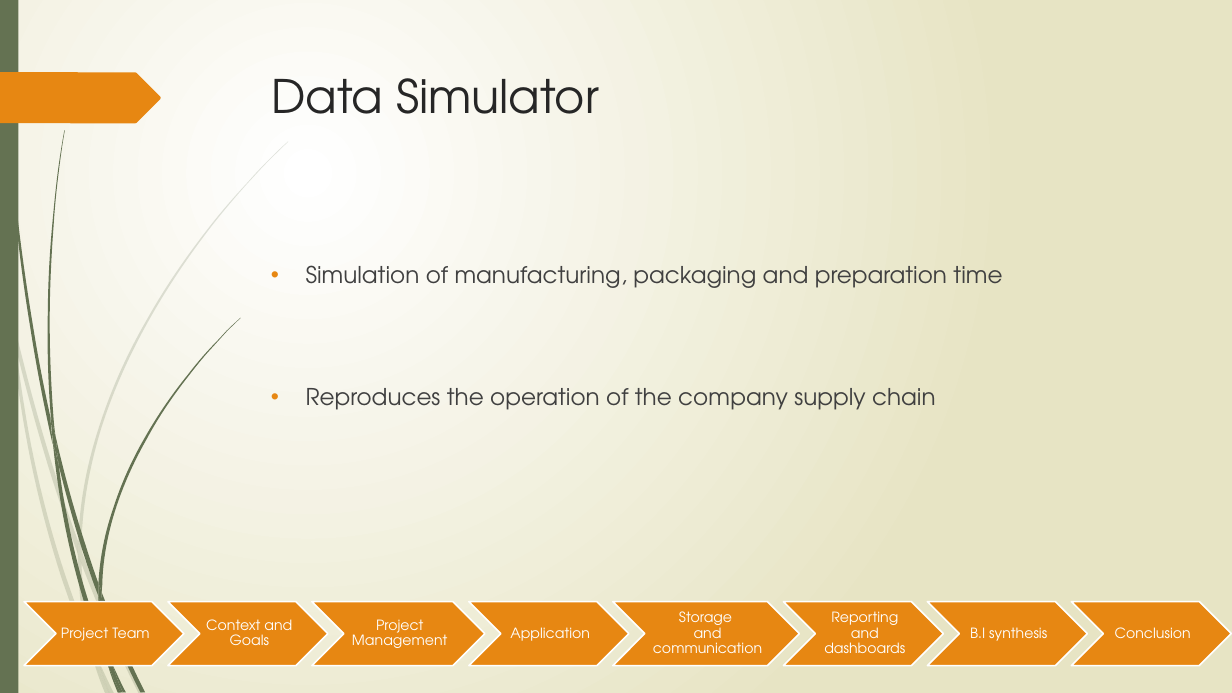
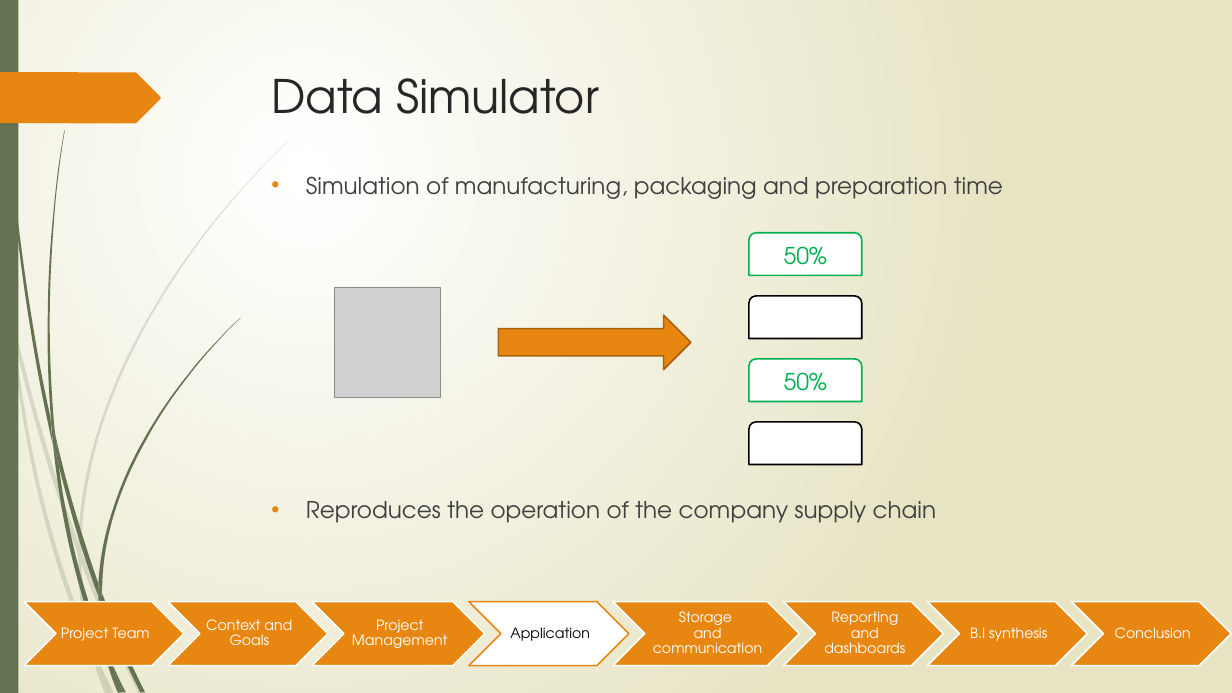
Before and after one commit to Gaetan90/ProjetBI, a slide deck: slide 10 of Projet BI.pptx. Drawn at 1232x693 pixels with LibreOffice and Linux fonts; fonts in the diff are those of the drawing; grey boxes stand for pictures. Boxes give left, top, right and bottom in pixels: in the first picture for what was removed or moved away, otherwise in the second. Text is boxed around its words. In the diff, an @@ line names an element or a change of style, - is before the commit and + after.

```diff
--- a/Projet BI.pptx
+++ b/Projet BI.pptx
@@ text "Simulation of manufacturing, packaging and ..." rewrapped from [306,265,1002,410] to [306,176,1003,523] @@
@@ round same rect added at [750,233,862,275], fill #FFFFFF, outline #00B050 1.25 pt, 18 pt, text #00B050 @@
+50%
@@ picture added at [335,287,440,398] @@
@@ round same rect added at [750,296,862,338], fill #FFFFFF, outline #000000 1.25 pt @@
@@ right arrow added at [498,315,690,370], fill #E78712, outline #AB640D 1.25 pt @@
@@ round same rect added at [750,359,862,401], fill #FFFFFF, outline #00B050 1.25 pt, 18 pt, text #00B050 @@
+50%
@@ round same rect added at [750,422,862,465], fill #FFFFFF, outline #000000 1.25 pt @@
@@ chevron at [469,602,628,665]: fill #E78712 to #FFFFFF; outline #FFFFFF 1.25 pt to #E78712 1.25 pt @@
@@ text "Application" at [510,627,590,641]: text colour #FFFFFF to #000000 @@
```
Also in this commit, not shown: 9 other slides changed, 1 slide added.
